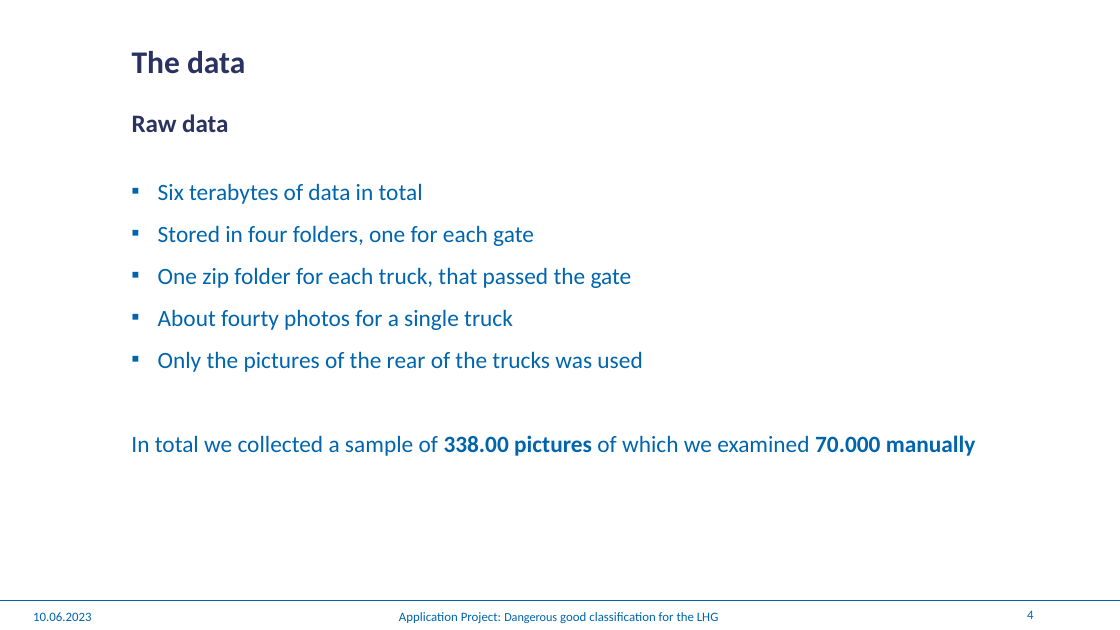
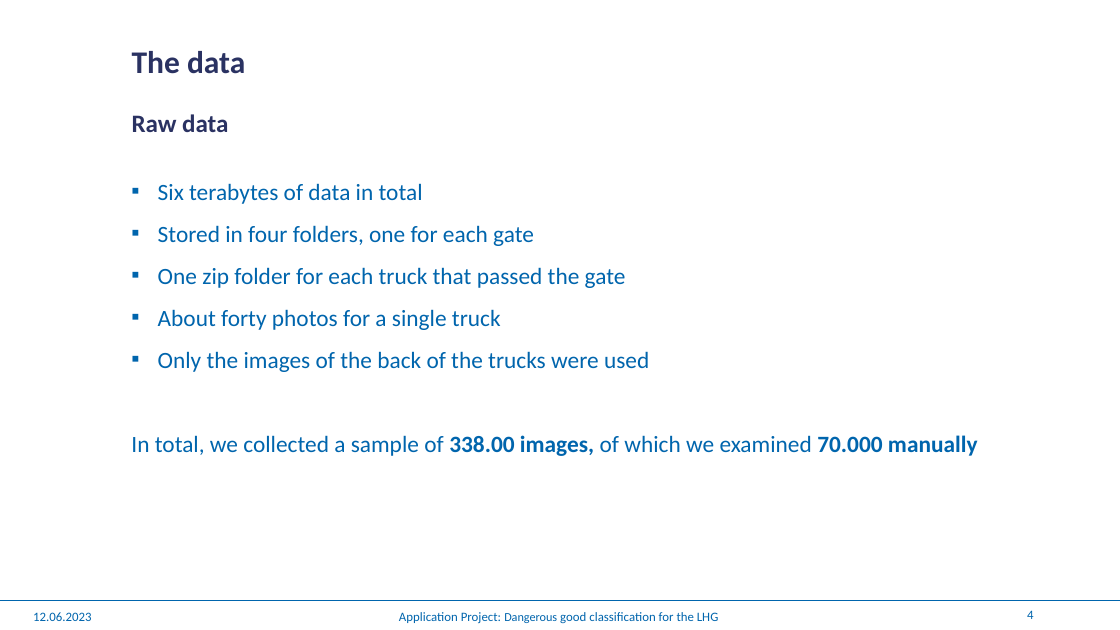
Before and after one commit to winterForestStump/application_project, a slide deck: slide 4 of Application Project.pptx. Drawn at 1120x630 pixels with LibreOffice and Linux fonts; fonts in the diff are those of the drawing; background and template pictures are left out. Boxes give left, top, right and bottom in pixels: in the first picture for what was removed or moved away, otherwise in the second. Text is boxed around its words. In the diff, an @@ line names an element or a change of style, - is before the commit and + after.

```diff
--- a/Application Project.pptx
+++ b/Application Project.pptx
@@ text at (131, 267, 978, 456): text changed @@
-▪ One zip folder for each truck, that passed the gate
-▪ About fourty photos for a single truck
-▪ Only the pictures of the rear of the trucks was used
-In total we collected a sample of 338.00 pictures of which we examined 70.000 manually
+▪ One zip folder for each truck that passed the gate
+▪ About forty photos for a single truck
+▪ Only the images of the back of the trucks were used
+In total, we collected a sample of 338.00 images, of which we examined 70.000 manually
@@ text at (33, 612, 92, 621): text changed @@
-10.06.2023
+12.06.2023
```
Also in this commit, not shown: 13 other slides changed, 2 slides added.
